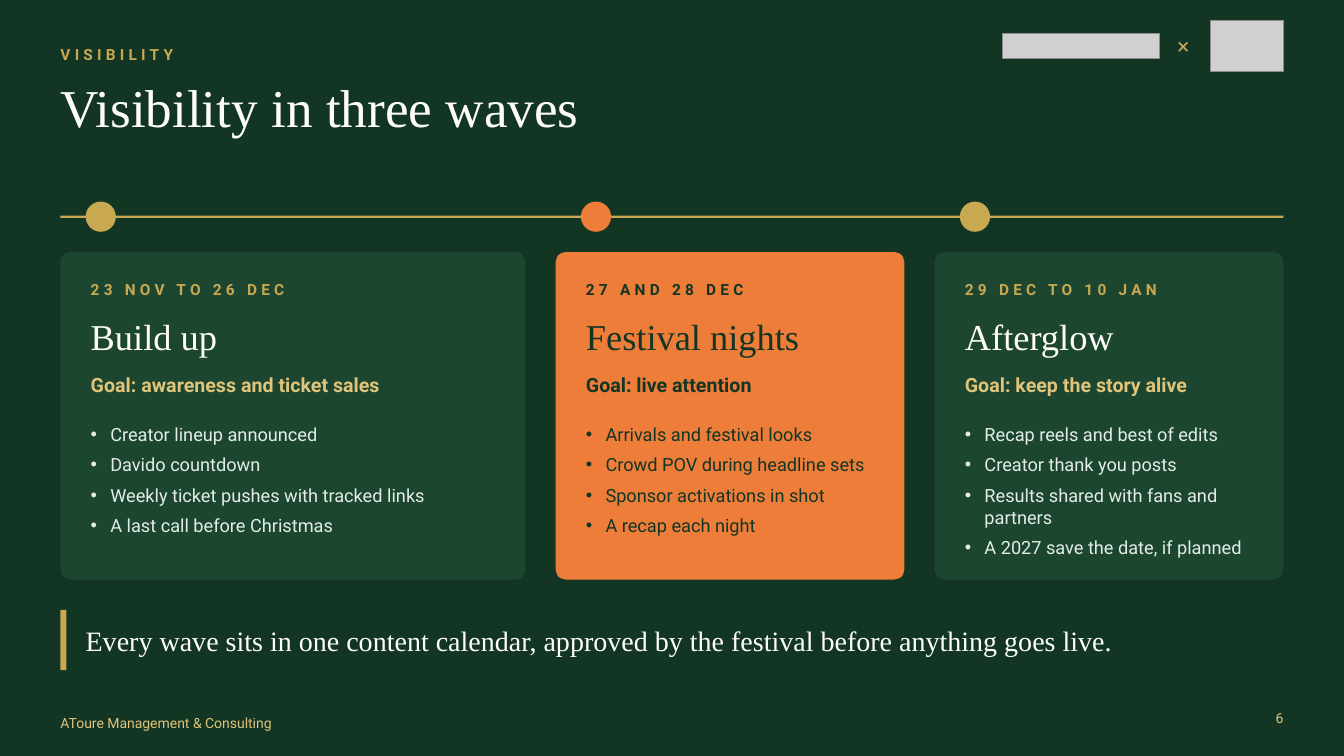
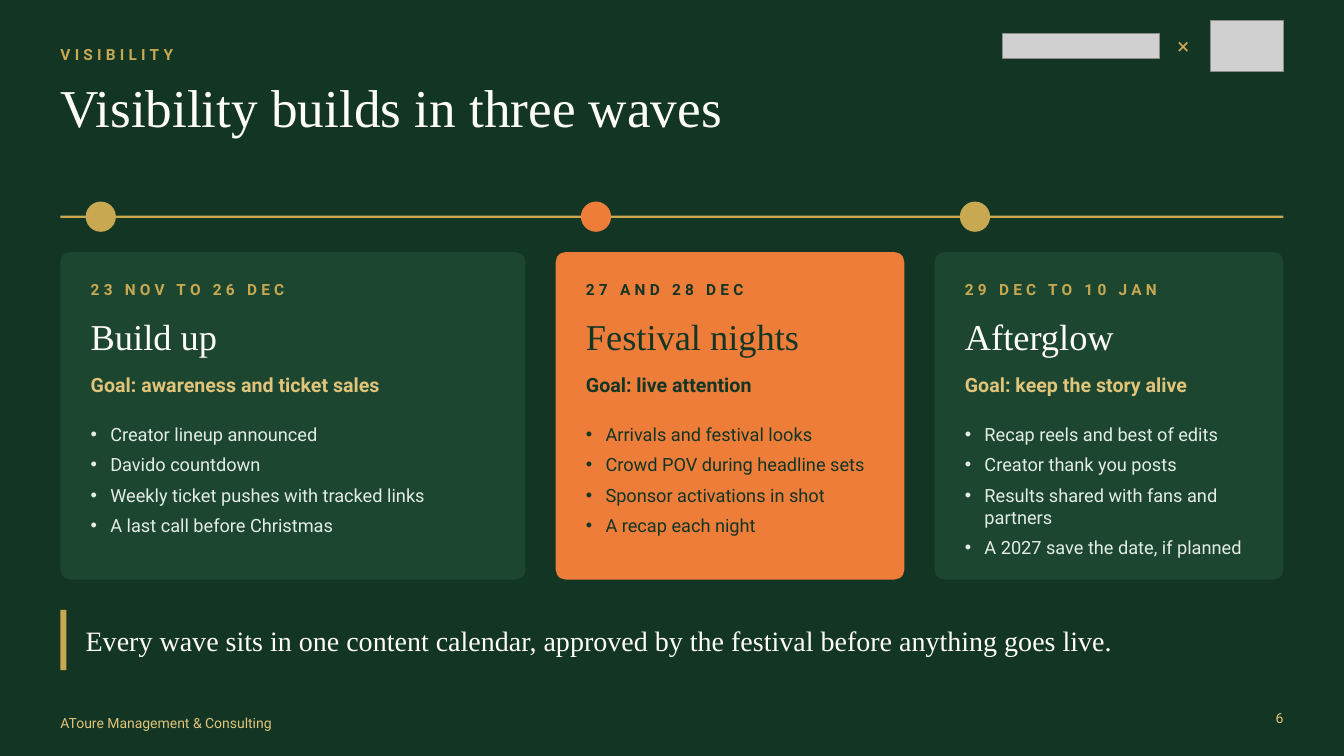
Before and after one commit to atoureconsulting/Mother-Africa, a slide deck: slide 6 of proposition-deck/AToure Mother Africa Festival Proposal.pptx. Drawn at 1344x756 pixels with LibreOffice and Linux fonts; fonts in the diff are those of the drawing; grey boxes stand for pictures; background and template pictures are left out. Boxes give left, top, right and bottom in pixels: in the first picture for what was removed or moved away, otherwise in the second. Text is boxed around its words. In the diff, an @@ line names an element or a change of style, - is before the commit and + after.

```diff
--- a/proposition-deck/AToure Mother Africa Festival Proposal.pptx
+++ b/proposition-deck/AToure Mother Africa Festival Proposal.pptx
@@ title at bbox=[60, 90, 722, 138]: text changed @@
-Visibility in three waves
+Visibility builds in three waves
```
Also in this commit, not shown: 4 other slides changed, 1 slide added, 1 slide removed, 10 other files.
